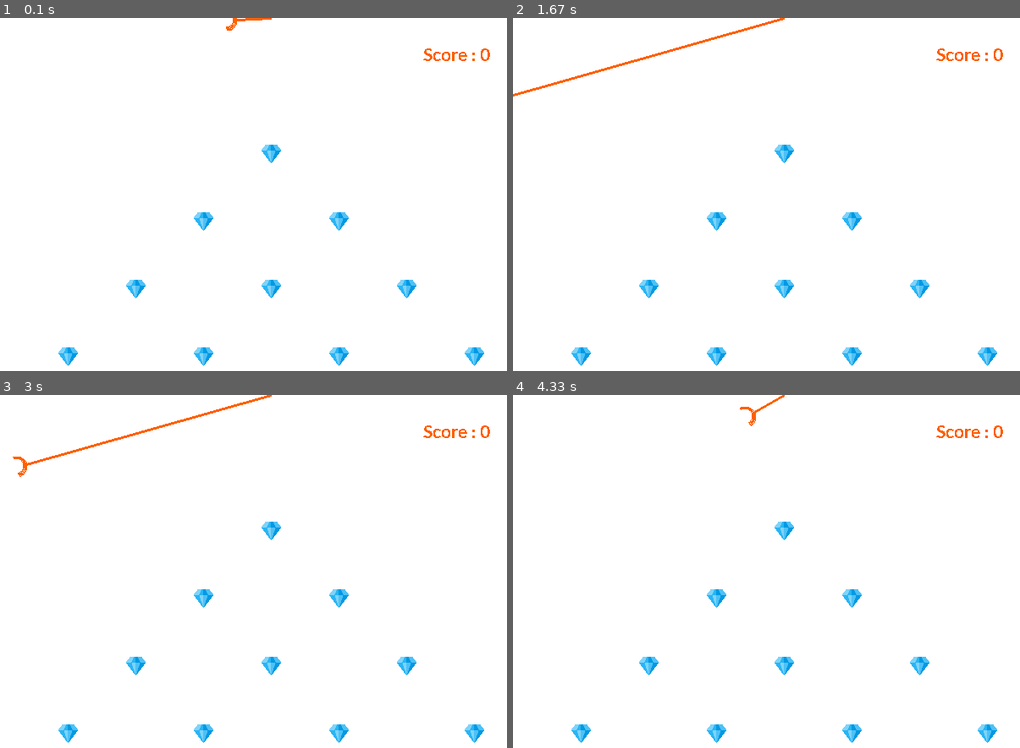
Above: before the commit, frames 1-4 (two rows, left to right).
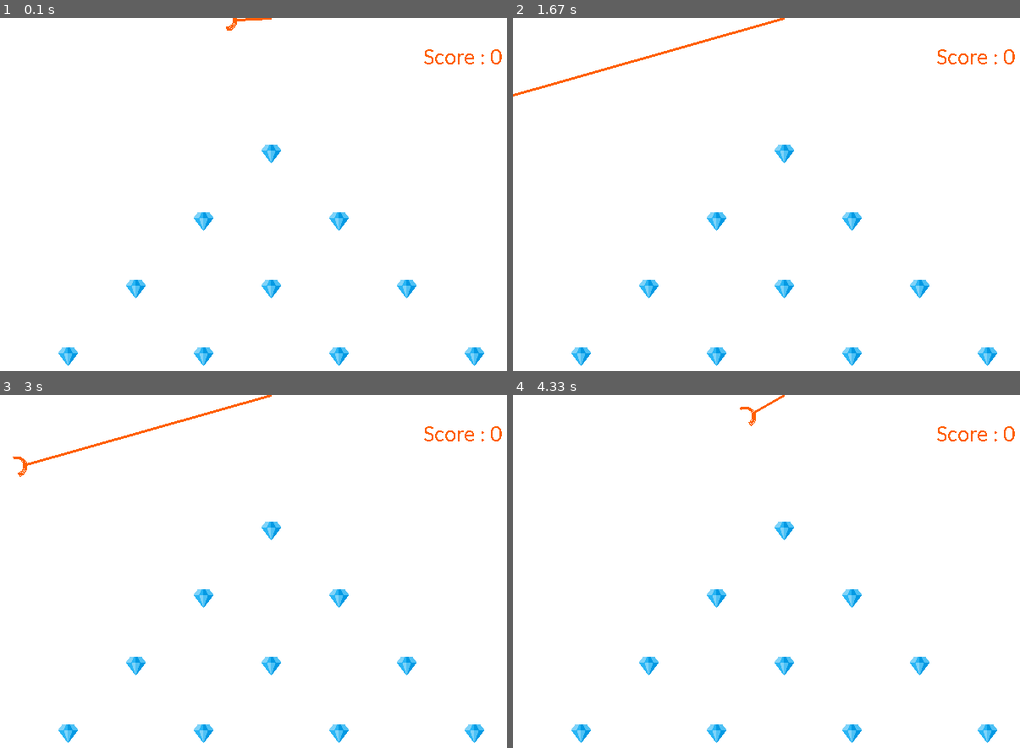
Above: after the commit, the same moments.

Repository: dttvn0010/python_tutorial
Game: pygame game, started from pygame/diamond_rush/diamond_rush3.py
The game is run twice, just before and just after one commit, with the same random seed, the same clock (stepped at 60 frames per second) and the same inputs.
Inputs:
- Up to frame 1 (0.1 s): no input
- Up to frame 2 (1.67 s): hold Down 0.33-0.8 s; hold Down 0.83-1.2 s; hold Down 1.23-1.53 s
- Up to frame 3 (3 s): no input
- Up to frame 4 (4.33 s): no input

The runs differ from the first frame. In frame 1, 0.3% of the frame differs, in the area x 83-99%, y 8-14%; in frame 2, 0.3%; in frame 3, 0.3%; in frame 4, 0.3%.

Commit message:
Split dimonds

Diff:
--- /dev/null
+++ b/pygame/diamond_rush/diamond_rush1.py
@@ -0,0 +1,43 @@
+import pygame, sys, math
+
+WHITE = 255, 255, 255
+ORANGE = 255, 96, 0
+
+screenX, screenY = 640, 480
+screen = pygame.display.set_mode((screenX, screenY))
+
+rect_size = 24
+rod = rod_min = 40
+rod_max = 500
+
+angle = 0
+clock = pygame.time.Clock()
+
+def draw_rod(x, y, phi):
+    pygame.draw.line(screen, ORANGE, (screenX/2, 0), (x, y), 3)
+
+    cx = x + rect_size/2 * math.cos(phi)
+    cy = y + rect_size/2 * math.sin(phi)
+
+    rect = pygame.Rect(cx - rect_size/2, cy - rect_size/2, rect_size, rect_size)
+
+    pygame.draw.arc(screen, ORANGE, rect, math.pi/2 - phi, 3*math.pi/2 - phi, 3)
+
+while True:
+    clock.tick(50)
+
+    for event in pygame.event.get():
+        if event.type == pygame.QUIT:
+            sys.exit()
+
+    phi = abs(angle%360 - 180) * math.pi/180
+    x = screenX/2 + rod * math.cos(phi)
+    y = rod * math.sin(phi)
+
+    angle += 1
+
+    screen.fill(WHITE)
+
+    draw_rod(x, y, phi)
+
+    pygame.display.flip()
--- /dev/null
+++ b/pygame/diamond_rush/diamond_rush2.py
@@ -0,0 +1,57 @@
+import pygame, sys, math
+
+WHITE = 255, 255, 255
+ORANGE = 255, 96, 0
+
+screenX, screenY = 640, 480
+screen = pygame.display.set_mode((screenX, screenY))
+
+rect_size = 24
+rod = rod_min = 40
+rod_max = 500
+
+pygame.font.init()
+font = pygame.font.SysFont('Calibri', 28)
+
+image = pygame.image.load("diamond.png")
+image = pygame.transform.scale(image, (rect_size, rect_size))
+
+diamonds = [(80, 400), (240, 400), (400,400), (560, 400), (160,320), (320,320), (480, 320), (240, 240), (400,240), (320, 160)]
+score = 0
+angle = 0
+clock = pygame.time.Clock()
+
+def draw_rod(x, y, phi):
+    pygame.draw.line(screen, ORANGE, (screenX/2, 0), (x, y), 3)
+
+    cx = x + rect_size/2 * math.cos(phi)
+    cy = y + rect_size/2 * math.sin(phi)
+
+    rect = pygame.Rect(cx - rect_size/2, cy - rect_size/2, rect_size, rect_size)
+
+    pygame.draw.arc(screen, ORANGE, rect, math.pi/2 - phi, 3*math.pi/2 - phi, 3)
+
+while True:
+    clock.tick(50)
+
+    for event in pygame.event.get():
+        if event.type == pygame.QUIT:
+            sys.exit()
+
+    phi = abs(angle%360 - 180) * math.pi/180
+    x = screenX/2 + rod * math.cos(phi)
+    y = rod * math.sin(phi)
+
+    angle += 1
+
+    screen.fill(WHITE)
+
+    draw_rod(x, y, phi)
+
+    for (xi, yi) in diamonds:
+        screen.blit(image, pygame.Rect(xi - rect_size/2, yi - rect_size/2, rect_size, rect_size))
+
+    score_text = font.render("Score : " + str(score), False, ORANGE)
+    screen.blit(score_text, (500, 30))
+
+    pygame.display.flip()
--- a/pygame/diamond_rush/diamond_rush.py
+++ b/pygame/diamond_rush/diamond_rush3.py
@@ -6,36 +6,34 @@
 screenX, screenY = 640, 480
 screen = pygame.display.set_mode((screenX, screenY))
 
-pygame.font.init()
-font = pygame.font.SysFont('Calibri', 24, bold=True)
-
-img_size = 24
-image = pygame.image.load("diamond.png")
-image = pygame.transform.scale(image, (img_size, img_size))
-
+rect_size = 24
 rod = rod_min = 40
 rod_max = 500
 
-angle = 0
-score = 0
+pygame.font.init()
+font = pygame.font.SysFont('Calibri', 28)
+
+image = pygame.image.load("diamond.png")
+image = pygame.transform.scale(image, (rect_size, rect_size))
 
 diamonds = [(80, 400), (240, 400), (400,400), (560, 400), (160,320), (320,320), (480, 320), (240, 240), (400,240), (320, 160)]
+score = 0
+angle = 0
+state = 'searching'
+clock = pygame.time.Clock()
 
 def draw_rod(x, y, phi, caught):
     pygame.draw.line(screen, ORANGE, (screenX/2, 0), (x, y), 3)
 
-    cx = x + img_size/2 * math.cos(phi)
-    cy = y + img_size/2 * math.sin(phi)
+    cx = x + rect_size/2 * math.cos(phi)
+    cy = y + rect_size/2 * math.sin(phi)
 
-    rect = pygame.Rect(cx - img_size/2, cy - img_size/2, img_size, img_size)
+    rect = pygame.Rect(cx - rect_size/2, cy - rect_size/2, rect_size, rect_size)
 
     if caught:
         screen.blit(image, rect)
 
     pygame.draw.arc(screen, ORANGE, rect, math.pi/2 - phi, 3*math.pi/2 - phi, 3)
-
-clock = pygame.time.Clock()
-state = 'searching'
 
 while True:
     clock.tick(50)
@@ -58,7 +56,7 @@
 
     elif state == 'reaching':
         for point in diamonds:
-            if abs(x - point[0]) + abs(y - point[1]) <= img_size/2:
+            if abs(x - point[0]) + abs(y - point[1]) <= rect_size/2:
                 caught = True
                 diamonds.remove(point)
                 break
@@ -78,10 +76,10 @@
 
     screen.fill(WHITE)
 
+    draw_rod(x, y, phi, caught)
+
     for (xi, yi) in diamonds:
-        screen.blit(image, pygame.Rect(xi - img_size/2, yi - img_size/2, img_size, img_size))
-
-    draw_rod(x, y, phi, caught)
+        screen.blit(image, pygame.Rect(xi - rect_size/2, yi - rect_size/2, rect_size, rect_size))
 
     score_text = font.render("Score : " + str(score), False, ORANGE)
     screen.blit(score_text, (500, 30))
